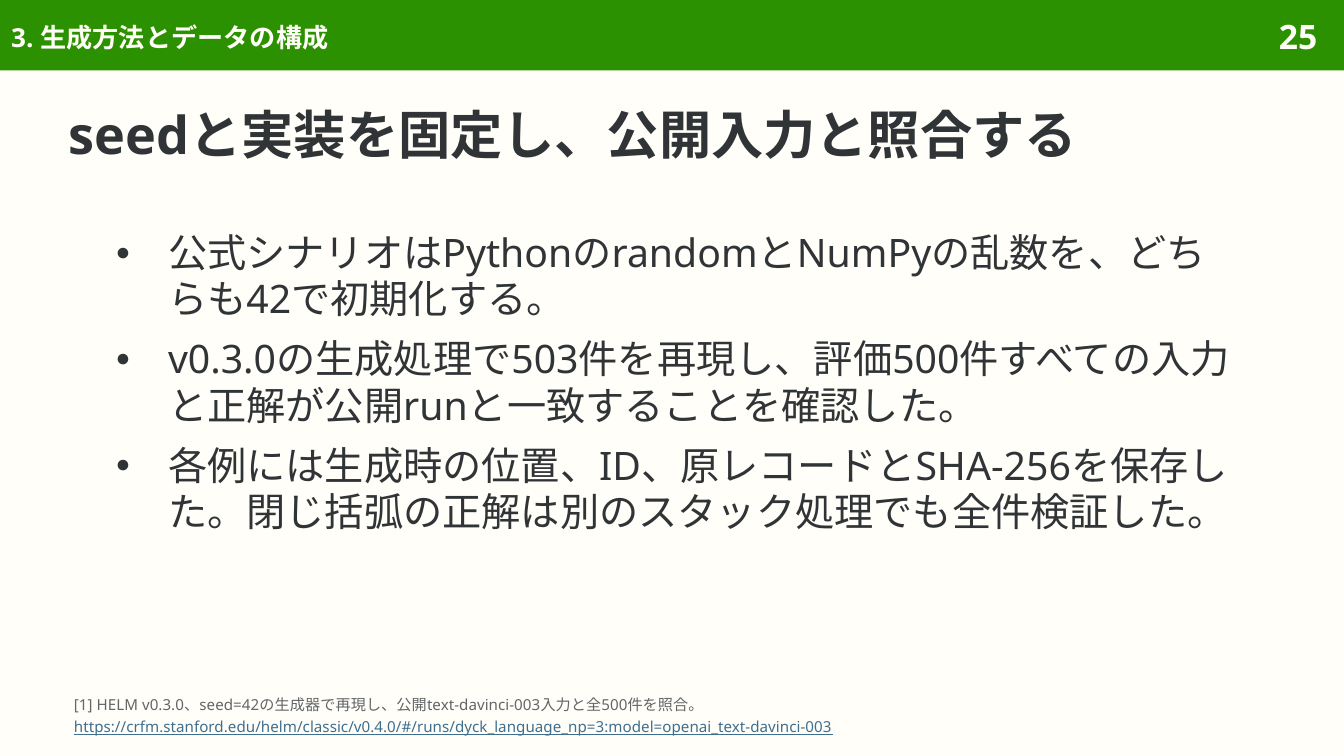
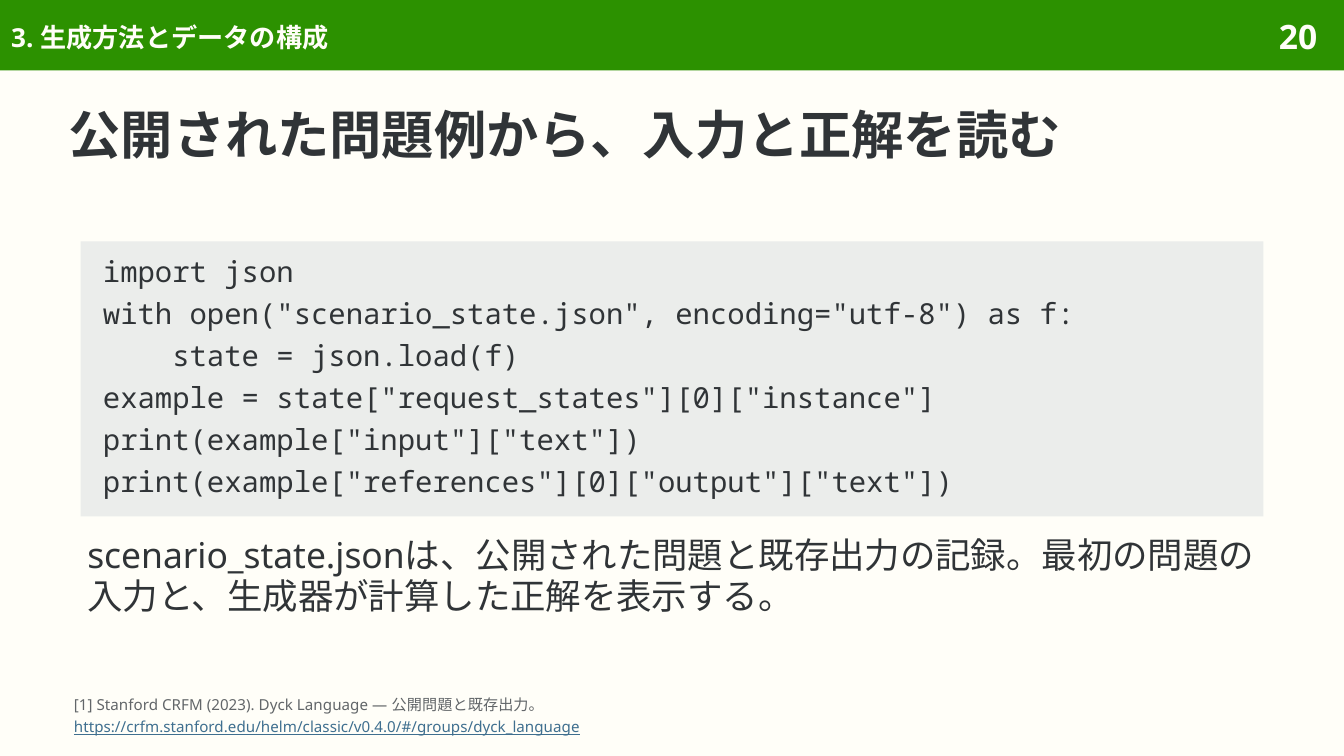
Before and after one commit to sasakiy84/datasets-in-10-minutes, a slide deck: slide 20 of slides/datasets-in-10-minutes-dyck.pptx (slide 25 before the commit). Drawn at 1344x756 pixels with LibreOffice and Linux fonts; fonts in the diff are those of the drawing. Boxes give left, top, right and bottom in pixels: in the first picture for what was removed or moved away, otherwise in the second. Text is boxed around its words. In the diff, an @@ line names an element or a change of style, - is before the commit and + after.

Commit message:
Explain Dyck completion tasks and distinguish original research

```diff
--- a/slides/datasets-in-10-minutes-dyck.pptx
+++ b/slides/datasets-in-10-minutes-dyck.pptx
@@ page number at (x1=1279, y1=24, x2=1317, y2=50): text changed @@
-25
+20
@@ title at (x1=69, y1=109, x2=1061, y2=159): text changed @@
-seedと実装を固定し、公開入力と照合する
+公開された問題例から、入力と正解を読む
@@ text removed at (x1=168, y1=234, x2=1230, y2=529) @@
-● 公式シナリオはPythonのrandomとNumPyの乱数を、どちらも42で初期化する。
-● v0.3.0の生成処理で503件を再現し、評価500件すべての入力と正解が公開runと一致することを確認した。
-● 各例には生成時の位置、ID、原レコードとSHA-256を保存した。閉じ括弧の正解は別のスタック処理でも全件検証した。
@@ rectangle added at (x1=81, y1=242, x2=1263, y2=517), fill #EBEDEB, 15.5 pt, text #303437 @@
+import json
+with open("scenario_state.json", encoding="utf-8") as f:
+state = json.load(f)
+example = state["request_states"][0]["instance"]
+print(example["input"]["text"])
+print(example["references"][0]["output"]["text"])
@@ text added at (x1=87, y1=538, x2=1254, y2=612), 19 pt, text #303437 @@
+scenario_state.jsonは、公開された問題と既存出力の記録。最初の問題の入力と、生成器が計算した正解を表示する。
@@ text at (x1=74, y1=697, x2=580, y2=736): text changed @@
-[1] HELM v0.3.0、seed=42の生成器で再現し、公開text-davinci-003入力と全500件を照合。
-https://crfm.stanford.edu/helm/classic/v0.4.0/#/runs/dyck_language_np=3:model=openai_text-davinci-003
+[1] Stanford CRFM (2023). Dyck Language — 公開問題と既存出力。
+https://crfm.stanford.edu/helm/classic/v0.4.0/#/groups/dyck_language
```
Also in this commit, not shown: 35 other slides changed, 8 slides removed, 43 other files.
